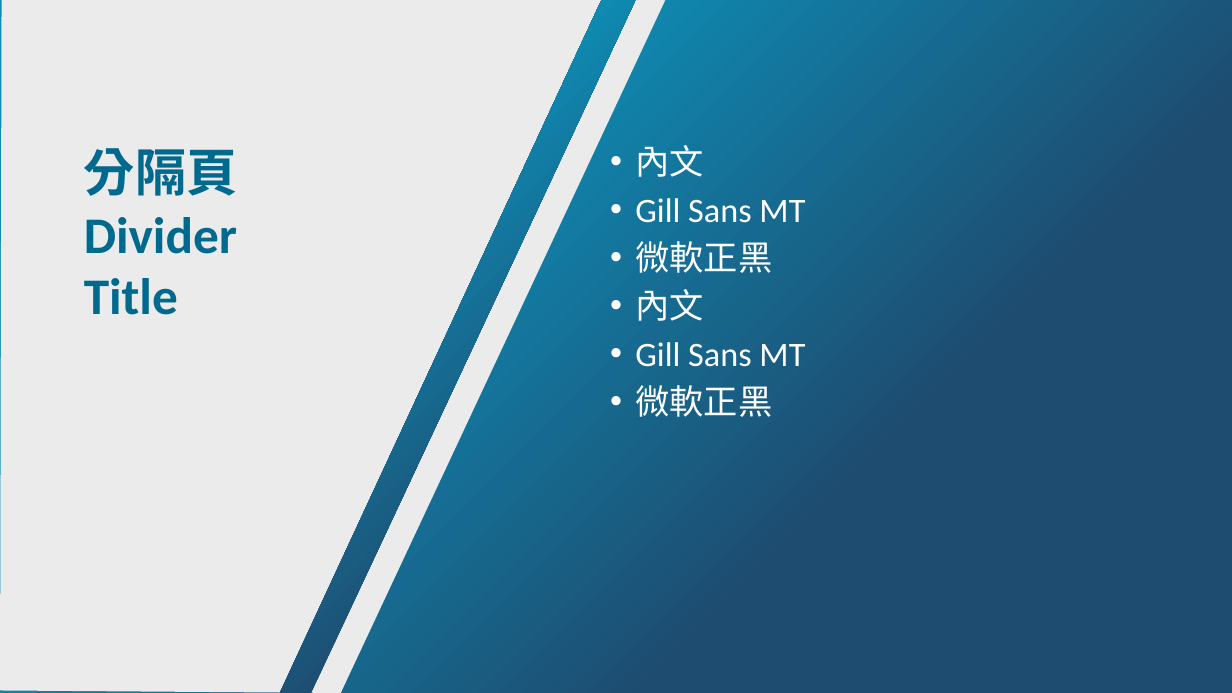
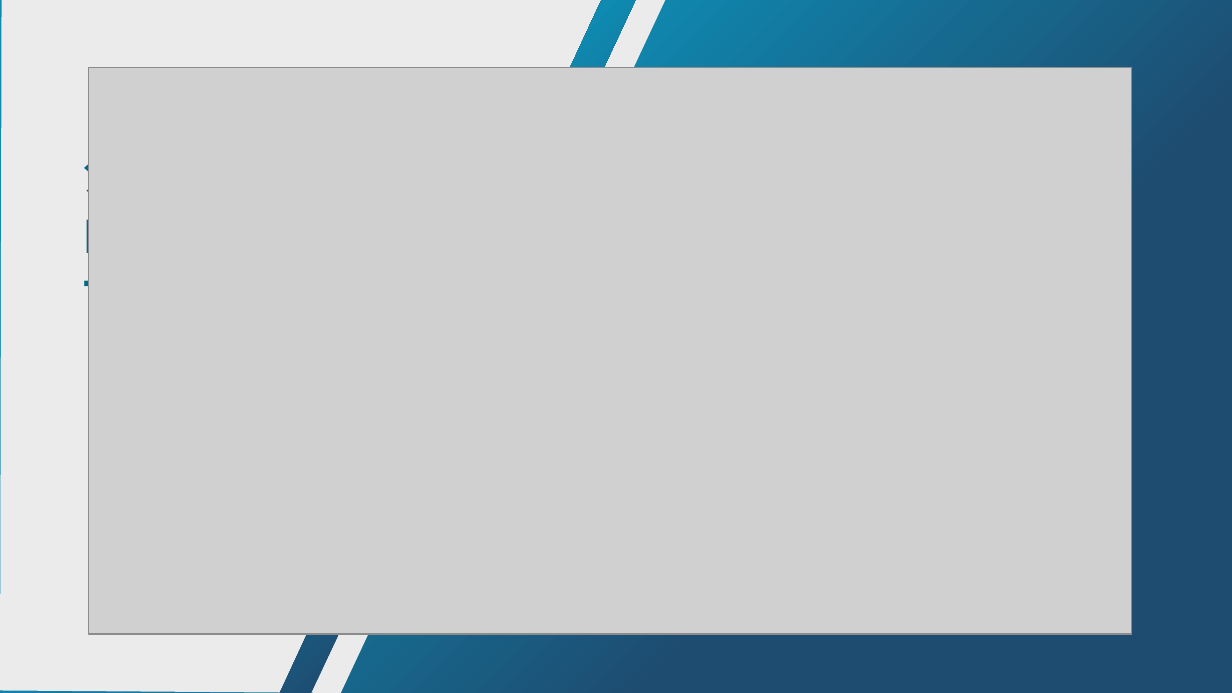
Before and after one commit to JoyLiii/temp, a slide deck: slide 4 of 2019_tc_template_auo_16比9_new.pptx (slide 3 before the commit). Drawn at 1232x693 pixels with LibreOffice and Linux fonts; fonts in the diff are those of the drawing; grey boxes stand for pictures. Boxes give left, top, right and bottom in pixels: in the first picture for what was removed or moved away, otherwise in the second. Text is boxed around its words. In the diff, an @@ line names an element or a change of style, - is before the commit and + after.

```diff
--- a/2019_tc_template_auo_16比9_new.pptx
+++ b/2019_tc_template_auo_16比9_new.pptx
@@ picture added at [89,68,1132,634] @@
@@ text removed at [635,145,805,417] @@
-• 內文
-• Gill Sans MT
-• 微軟正黑
-• 內文
-• Gill Sans MT
-• 微軟正黑
```
Also in this commit, not shown: 3 slides added, 4 slides removed, 1 other file.
